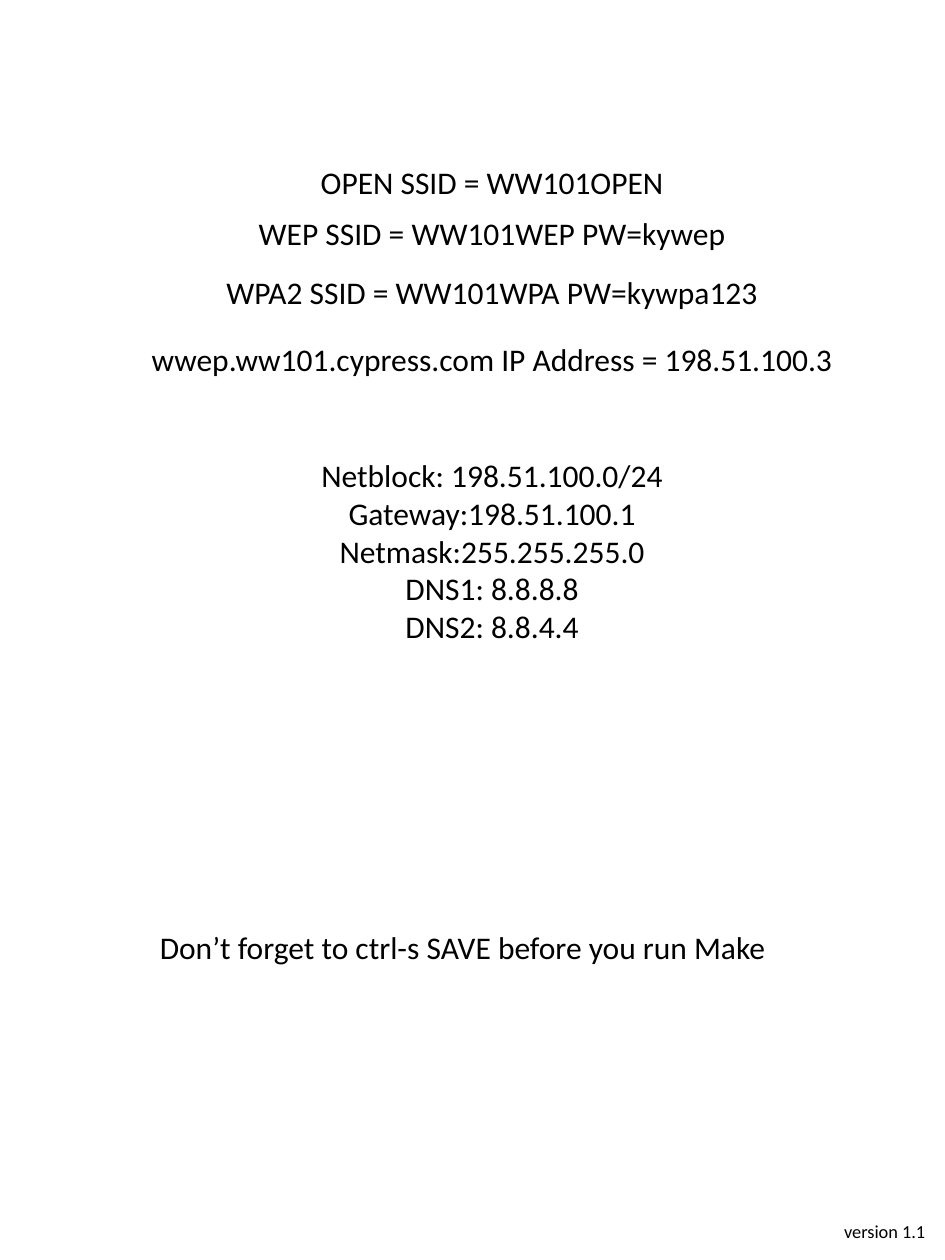
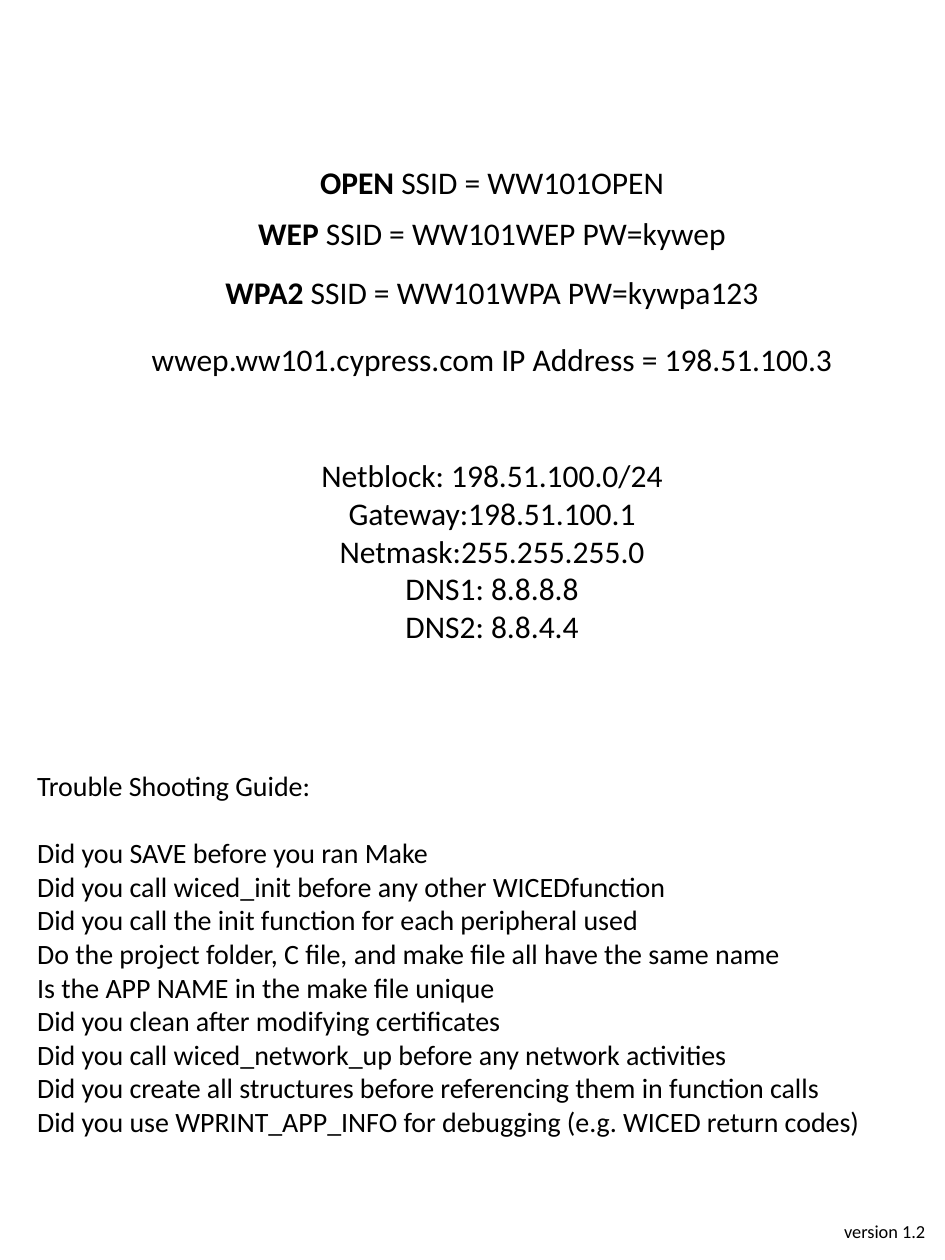
Before and after one commit to iotexpert/WW101, a slide deck: slide 2 of labmanual/English/WW101-Binder-Cover.pptx. Drawn at 945x1260 pixels with LibreOffice and Linux fonts; fonts in the diff are those of the drawing. Boxes give left, top, right and bottom in pixels: in the first picture for what was removed or moved away, otherwise in the second. Text is boxed around its words. In the diff, an @@ line names an element or a change of style, - is before the commit and + after.

```diff
--- a/labmanual/English/WW101-Binder-Cover.pptx
+++ b/labmanual/English/WW101-Binder-Cover.pptx
@@ text "OPEN SSID = WW101OPEN" at (320, 173, 664, 195): bold on in "OPEN" @@
@@ text "WEP SSID = WW101WEP PW=kywep" at (258, 223, 726, 250): bold on in "WEP" @@
@@ text "WPA2 SSID = WW101WPA PW=kywpa123" at (225, 282, 759, 309): bold on in "WPA2" @@
@@ text at (37, 776, 859, 1137): text changed; size 18 to 16 pt @@
-Don’t forget to ctrl-s SAVE before you run Make
+Trouble Shooting Guide:
+Did you SAVE before you ran Make
+Did you call wiced_init before any other WICEDfunction
+Did you call the init function for each peripheral used
+Do the project folder, C file, and make file all have the same name
+Is the APP NAME in the make file unique
+Did you clean after modifying certificates
+Did you call wiced_network_up before any network activities
+Did you create all structures before referencing them in function calls
+Did you use WPRINT_APP_INFO for debugging (e.g. WICED return codes)
@@ text at (844, 1225, 925, 1238): text changed @@
-version 1.1
+version 1.2
```
Also in this commit, not shown: 14 other files.
